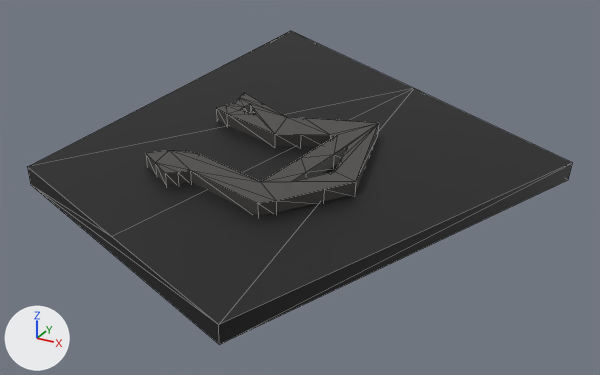
What one commit did to the OBJ model src/main/resources/assets/stargate/models/DHD/006.obj.
The view is the same before and after, from a 50 mm lens placed at (0.2147, 0.1397, 1.1128), pointed at (0.1095, 0.331, 1.0172). Lighting does not change. The marker at lower left points along +X, +Y and +Z. The older version comes first. Mesh edges are drawn as thin lines. Where no turn or scale is listed for an object, it has been applied to the vertices.

The scene before the commit, as lines of its bpy script (objects in view):
```python
me_006 = bpy.data.meshes.new('006')
me_006.from_pydata(...)  # 92 vertices, 139 faces; spans x 0.046..0.1764, y 0.2663..0.4053, z 1.0068..1.0427
me_006.materials.append(mat_glyph)  # picture img_milky_way_dhd_glyphs_png
ob_006 = bpy.data.objects.new('006', me_006)
ob_006.location = (0.0, 0.0, 0.0)
```
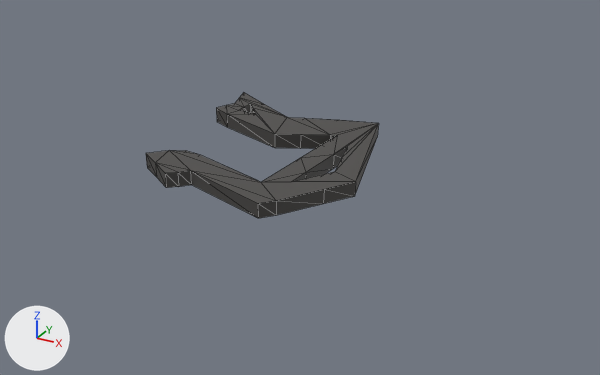
The change, as a diff of the scene's bpy script:
```diff
--- a/src/main/resources/assets/stargate/models/DHD/006.obj.py
+++ b/src/main/resources/assets/stargate/models/DHD/006.obj.py
@@ me_006 @@
 # used by ob_006; location = (0.0, 0.0, 0.0)
-me_006.from_pydata(...)  # 92 vertices, 139 faces; spans x 0.046..0.1764, y 0.2663..0.4053, z 1.0068..1.0427
+me_006.from_pydata(...)  # 82 vertices, 125 faces; spans x 0.0738..0.1299, y 0.3018..0.355, z 1.0195..1.0361
+# me_006 part 1: the loose piece of 10 vertices spanning x 0.046..0.1764, y 0.2663..0.4053, z 1.0068..1.0427 is deleted
 me_006.materials.append(mat_glyph)
```

Changed parts and their boxes [x1, y1, x2, y2] in the pictures (600 x 375 px):
'006', reshaped (57% narrower, 60% shorter)
    before: [27, 31, 573, 344]
    after: [146, 93, 379, 218]
part 1 of me_006, deleted
    before: [27, 31, 573, 344]
